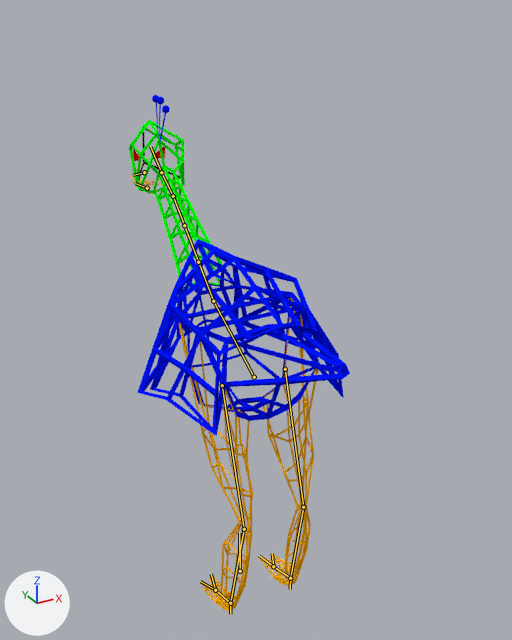
What one commit did to the Blender file Prototyp/Assets/Models/Level2/Bird/NeonBird_Ani.blend.
Camera for both pictures: a 50 mm lens placed at (-4.7, -9.15, 4.98), pointed at (0.57, 0.42, 0.2). Arrows for +X, +Y and +Z are at lower left; the lights stay in place. The bones that bend it are drawn over the model as lines.
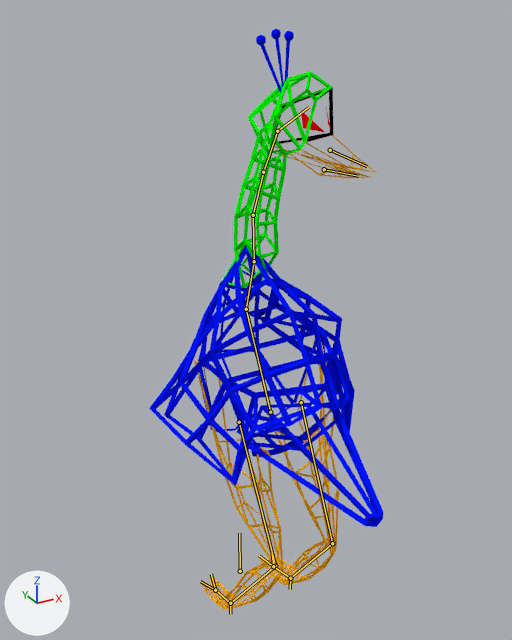
The newer file adds an action. The first version stands in its rest pose; the second is drawn at frame 20 of the action 'CrazyBird'.

Boxes (x1, y1, x2, y2) around the edits, measured in the pictures (512 x 640 px):
'Cube.006', posed (22% taller)
    before: (137, 239, 344, 436)
    after: (149, 245, 355, 486)
'Cube.004', posed (13% shorter)
    before: (179, 298, 318, 611)
    after: (194, 339, 339, 610)
'Cube.003', posed (19% wider, 28% taller)
    before: (129, 120, 223, 289)
    after: (222, 71, 334, 288)
'Cube.000', posed (9% wider, 124% taller)
    before: (223, 324, 350, 386)
    after: (245, 387, 383, 527)
'Cube.001', posed (105% wider, 35% taller)
    before: (152, 95, 170, 142)
    after: (256, 29, 294, 93)
'Cube.005', posed (106% wider, 38% taller)
    before: (130, 163, 180, 194)
    after: (273, 135, 377, 178)
'Cube.007', posed (27% taller)
    before: (187, 283, 275, 410)
    after: (200, 270, 291, 432)
'Cube.002', posed
    before: (133, 146, 165, 161)
    after: (301, 108, 331, 132)
bone 'Body', root to tip
    before: (254, 377) to (213, 301)
    after: (270, 412) to (246, 309)
bone 'Neck1', root to tip
    before: (213, 301) to (198, 262)
    after: (246, 309) to (254, 261)
bone 'Neck2', root to tip
    before: (198, 262) to (184, 225)
    after: (254, 261) to (253, 215)
bone 'Neck3', root to tip
    before: (184, 225) to (173, 196)
    after: (253, 215) to (263, 172)
bone 'Head', root to tip
    before: (161, 172) to (150, 146)
    after: (277, 131) to (309, 107)
bone 'Calf_L', root to tip
    before: (303, 507) to (290, 578)
    after: (332, 543) to (290, 578)
bone 'Thigh_R', root to tip
    before: (222, 385) to (244, 529)
    after: (239, 422) to (275, 566)
bone 'Calf_R', root to tip
    before: (244, 529) to (230, 603)
    after: (275, 566) to (230, 603)

What the commit changed:
Bone 'Body' (bone_body) moves from (0.0, 0.0, 0.0) to (0.05, -0.63, -0.04).
Bone 'Body' (bone_body) turns from (0, 0, 0) to (18, -2, 28) degrees about its own x, y and z.
Bone 'Neck1' (bone_neck1) turns from (0, 0, 0) to (-17, 8, 6) degrees about its own x, y and z.
Bone 'Neck2' (bone_neck2) turns from (0, 0, 0) to (-9, -75, -6) degrees about its own x, y and z.
Bone 'Neck3' (bone_neck3) turns from (0, 0, 0) to (20, -10, 0) degrees about its own x, y and z.
Bone 'Head' (bone_head) turns from (0, 0, 0) to (49, -18, -15) degrees about its own x, y and z.
Bone 'Calf_L' (bone_calf_l) turns from (0, 0, 0) to (-45, -2, -6) degrees about its own x, y and z.
Bone 'Thigh_R' (bone_thigh_r) turns from (0, 0, 0) to (6, -5, 12) degrees about its own x, y and z.
Bone 'Calf_R' (bone_calf_r) turns from (0, 0, 0) to (-55, -4, -10) degrees about its own x, y and z.
